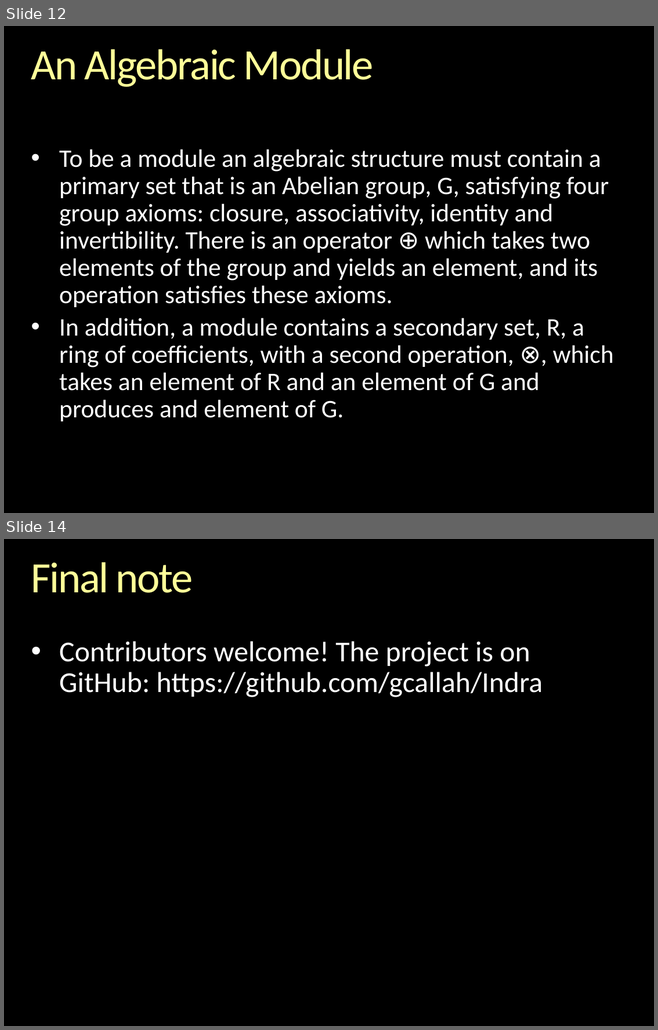
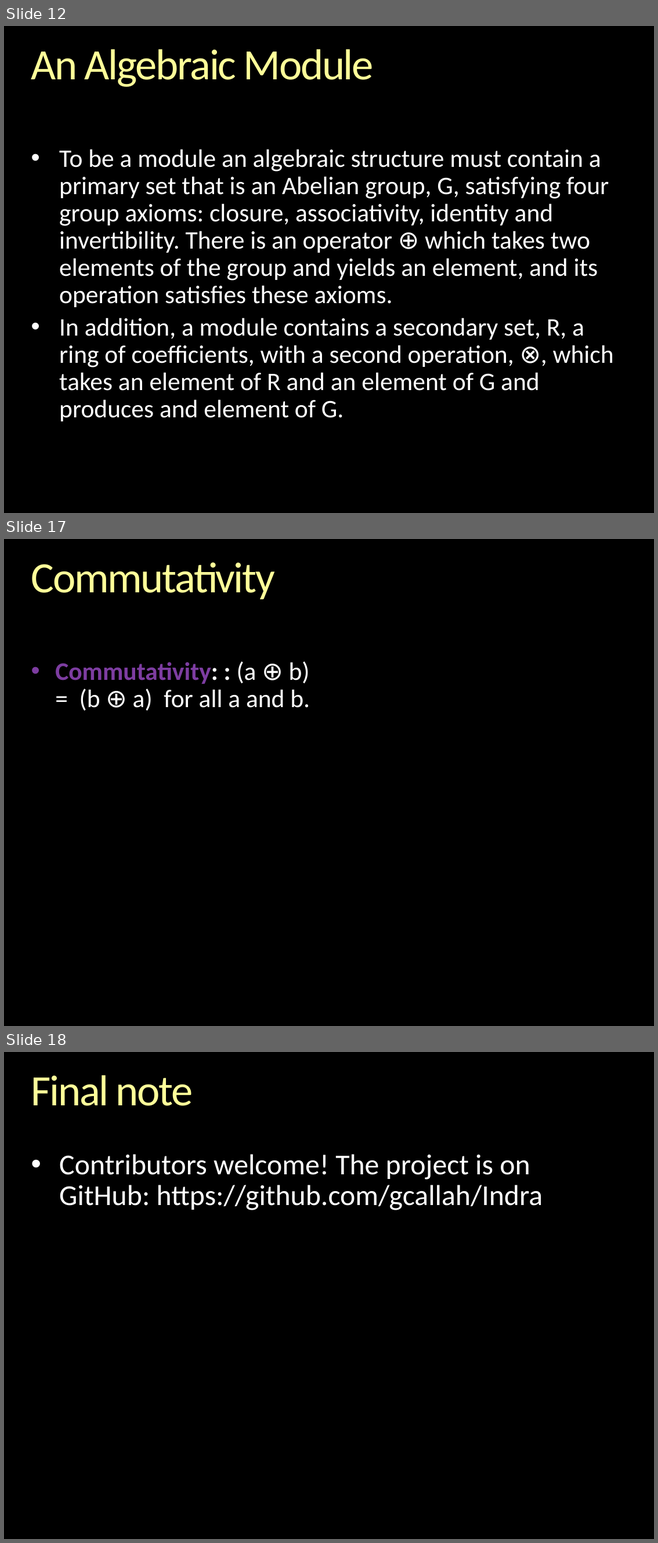
Before and after one commit to gcallah/indras_net, a slide deck: docs/ABMsAsAlgebraic.pptx. Shown one above the other, each under a label of ours: slides 12 and 14 before the commit, slides 12, 17 and 18 after it; the slides between them are not shown. The pictures are 658x1030 and 658x1543 pixels, drawn with LibreOffice and Linux fonts; fonts in the diff are those of the drawing; background and template pictures are left out. Boxes give left, top, right and bottom in pixels: in the first picture for what was removed or moved away, otherwise in the second. Text is boxed around its words. In the diff, an @@ line names an element or a change of style, - is before the commit and + after.

```diff
--- a/docs/ABMsAsAlgebraic.pptx
+++ b/docs/ABMsAsAlgebraic.pptx
@@ slide 17 added at [4,539,654,1026], background picture (left out) @@
@@ title added at [31,562,275,599], 48 pt, text gradient #FFFFB9 to #FFFF99 to #F6AE1E @@
+Commutativity
@@ text added at [55,661,310,711], 28 pt, text #FFFFFF @@
+• Commutativity: : (a ⊕ b) = (b ⊕ a) for all a and b.
@@ what was slide 14 is now slide 18 @@
```
Also in this commit, not shown: 1 slide changed, 3 other slides added, 1 other file.
